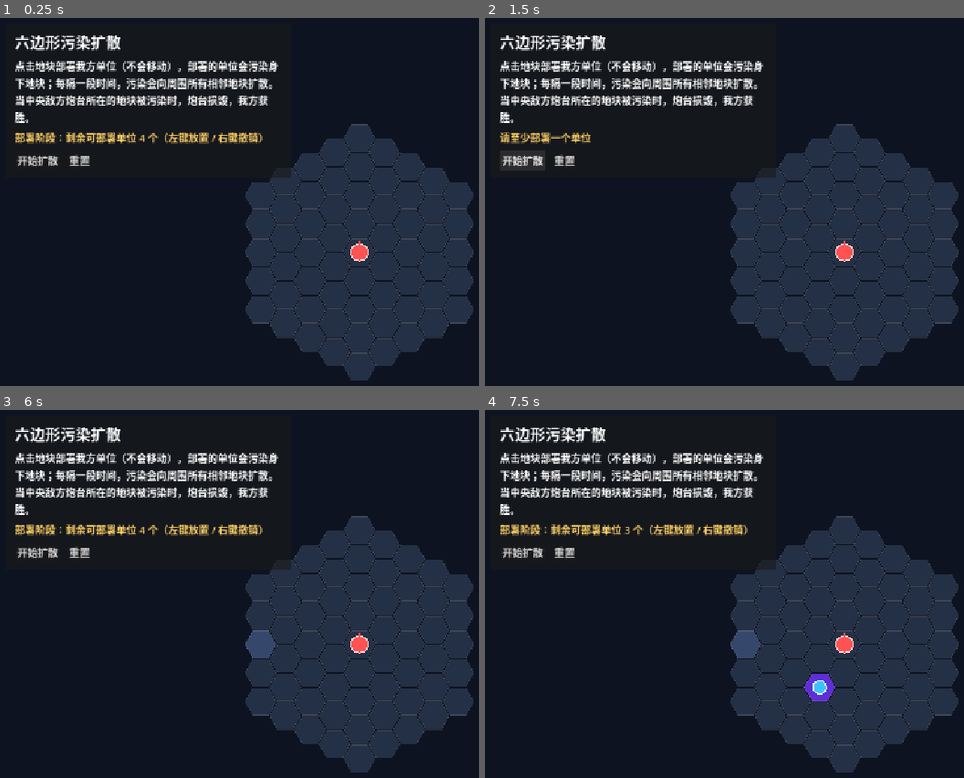
Above: before the commit, frames 1-4 (two rows, left to right).
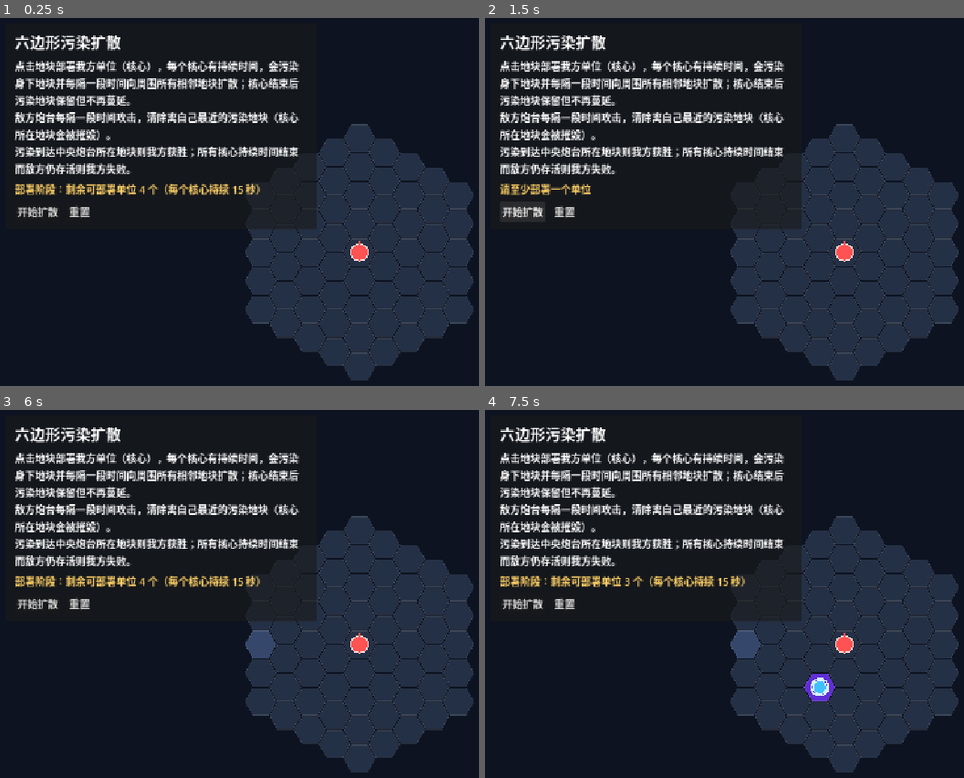
Above: after the commit, the same moments.

Repository: Dilute-l/ProjectGrow
Game: Godot game, scene res://hex_game.tscn
Two runs of this game, one before a commit and one after it. Both use one fixed random seed, a clock stepped at 60 frames per second and the inputs below.
Inputs (mouse positions are in pixels of both pictures, inside the frame that each line leads up to):
- Up to frame 1 (0.25 s): no input
- Up to frame 2 (1.5 s): click "重置" at 0.5 s; click "开始扩散" at 1.25 s
- Up to frame 3 (6 s): click "开始扩散" at 2 s; click "重置" at 2.75 s; click "开始扩散" at 3.5 s; click "重置" at 4.25 s; tap Enter at 5, 5.1 s; move the mouse to (outside the picture) at 5.02 s; click (outside the picture) at 5.17 s; tap Space at 5.27, 5.57, 5.75 s; drag from (215, 634) to (320, 693) at 5.77 s
- Up to frame 4 (7.5 s): tap Enter at 6.5, 6.6 s; move the mouse to (916, 524) at 6.52 s; click (916, 524) at 6.67 s; tap Space at 7.25 s; drag from (805, 693) to (623, 549) at 7.27 s

The runs differ from the first frame. In frame 1, 11% of the frame differs, in the area x 3-67%, y 11-58%; in frame 2, 10%; in frame 3, 11%; in frame 4, 11%, in the area x 3-72%, y 11-78%.

Commit message:
enemy attack and time limit

Diff:
--- a/scripts/hex_game.gd
+++ b/scripts/hex_game.gd
@@ -1,16 +1,22 @@
 extends Node2D
 
 ## 六边形污染扩散 —— 玩法示例
-## 部署我方单位（不会移动），单位污染身下地块；每隔一段时间，每个污染地块
-## 会向周围所有相邻地块扩散；当污染扩散到中央敌方炮台所在地块时，炮台损毁。
+## 部署我方单位（不会移动），每个单位是一个“核心”，拥有持续时间，会污染身下地块；
+## 只要还有存活的核心，每个污染地块每隔一段时间就会向周围所有相邻地块扩散；
+## 核心结束后，已蔓延出的污染地块保留但不再继续蔓延。敌方炮台每隔一段时间攻击，
+## 清除离自己最近的污染地块（若为核心所在地块则摧毁核心）。
+## 污染到达中央炮台所在地块 => 炮台损毁、我方获胜；
+## 所有核心持续时间结束而敌方仍存活 => 我方失败。
 
 # ---------------------------------------------------------------------------
 # 配置
 # ---------------------------------------------------------------------------
-const HEX_SIZE := 26.0          # 六边形中心到顶点的距离（像素）
-const GRID_RADIUS := 4          # 六边形地图半径（中心向外层数）
-const MAX_UNITS := 4            # 可部署的我方单位数量
-const SPREAD_INTERVAL := 0.9    # 每次扩散的时间间隔（秒）
+const HEX_SIZE := 26.0            # 六边形中心到顶点的距离（像素）
+const GRID_RADIUS := 4            # 六边形地图半径（中心向外层数）
+const MAX_UNITS := 4              # 可部署的我方单位数量
+const SPREAD_INTERVAL := 0.9      # 每次扩散的时间间隔（秒）
+const CORE_DURATION := 15.0       # 每个单位“核心”的持续时间（秒）
+const ENEMY_ATTACK_INTERVAL := 0.5  # 敌方每次攻击的间隔（秒）
 
 const COL_BG           := Color("0d1321")
 const COL_TILE         := Color("243045")
@@ -24,7 +30,7 @@
 const COL_TURRET_DEAD  := Color("4a2525")
 const COL_LINE         := Color(1.0, 1.0, 1.0, 0.10)
 
-enum Phase { DEPLOY, RUNNING, WON }
+enum Phase { DEPLOY, RUNNING, WON, LOST }
 
 const NEIGHBORS: Array[Vector2i] = [
 	Vector2i(1, 0), Vector2i(-1, 0),
@@ -33,11 +39,12 @@
 ]
 
 var phase := Phase.DEPLOY
-var units: Dictionary = {}      # Vector2i -> true
+var units: Dictionary = {}      # Vector2i -> 剩余持续时间（秒）
 var polluted: Dictionary = {}   # Vector2i -> true
 var turret_coord := Vector2i.ZERO
 var turret_alive := true
 var spread_timer := 0.0
+var enemy_attack_timer := 0.0
 var hover_cell := Vector2i(999999, 999999)
 var map_offset := Vector2.ZERO
 var total_hexes := 0
@@ -59,10 +66,40 @@
 func _process(delta: float) -> void:
 	if phase != Phase.RUNNING:
 		return
+	# 1) 核心倒计时（到期后核心消失，但其污染地块保留）
+	var expired: Array = []
+	for cell in units.keys():
+		units[cell] = units[cell] - delta
+		if units[cell] <= 0.0:
+			expired.append(cell)
+	for cell in expired:
+		units.erase(cell)
+	# 2) 所有核心已结束：停止蔓延；若敌方仍存活则失败
+	if units.is_empty():
+		if turret_alive:
+			phase = Phase.LOST
+		_update_status()
+		queue_redraw()
+		return
+	# 3) 污染蔓延（只要还有存活核心）
 	spread_timer += delta
 	if spread_timer >= SPREAD_INTERVAL:
 		spread_timer = 0.0
 		_spread_tick()
+	if phase != Phase.RUNNING:  # 蔓延导致胜利
+		_update_status()
+		queue_redraw()
+		return
+	# 4) 敌方攻击
+	enemy_attack_timer += delta
+	if enemy_attack_timer >= ENEMY_ATTACK_INTERVAL:
+		enemy_attack_timer = 0.0
+		_enemy_attack()
+	# 敌方攻击可能摧毁最后一个核心
+	if units.is_empty() and turret_alive:
+		phase = Phase.LOST
+	_update_status()
+	queue_redraw()
 
 func _notification(what: int) -> void:
 	if what == NOTIFICATION_WM_SIZE_CHANGED:
@@ -128,11 +165,14 @@
 	draw_rect(Rect2(Vector2.ZERO, get_viewport_rect().size), COL_BG)
 	for cell in all_cells():
 		draw_hex(hex_center(cell), HEX_SIZE - 1.2, _tile_color(cell))
-	# 我方单位
+	# 我方单位（核心）
 	for cell in units:
 		var c := hex_center(cell)
 		draw_circle(c, HEX_SIZE * 0.40, COL_UNIT)
 		draw_arc(c, HEX_SIZE * 0.40, 0.0, TAU, 24, COL_UNIT_RING, 2.0)
+		# 持续时间环（随剩余时间缩短）
+		var frac := clampf(units[cell] / CORE_DURATION, 0.0, 1.0)
+		draw_arc(c, HEX_SIZE * 0.52, -PI * 0.5, -PI * 0.5 + TAU * frac, 24, COL_UNIT_RING, 3.0)
 	# 敌方炮台
 	var tc := hex_center(turret_coord)
 	if turret_alive:
@@ -141,6 +181,10 @@
 		var dir := Vector2(0.0, -1.0) * HEX_SIZE * 0.82
 		var perp := Vector2(HEX_SIZE * 0.22, 0.0)
 		draw_colored_polygon(PackedVector2Array([tc + dir, tc + perp, tc - perp]), COL_TURRET)
+		if phase == Phase.RUNNING:
+			# 敌方攻击充能环
+			var afrac := clampf(enemy_attack_timer / ENEMY_ATTACK_INTERVAL, 0.0, 1.0)
+			draw_arc(tc, HEX_SIZE * 0.66, -PI * 0.5, -PI * 0.5 + TAU * afrac, 32, COL_TURRET_RING, 2.5)
 	else:
 		draw_circle(tc, HEX_SIZE * 0.52, COL_TURRET_DEAD)
 		draw_line(tc + Vector2(-1, -1) * HEX_SIZE * 0.3, tc + Vector2(1, 1) * HEX_SIZE * 0.3, COL_TURRET_RING, 3.0)
@@ -194,7 +238,7 @@
 	if units.size() >= MAX_UNITS:
 		_set_status("已达到最大部署数量（%d 个）" % MAX_UNITS)
 		return
-	units[cell] = true
+	units[cell] = CORE_DURATION
 	_pollute(cell)
 	_update_status()
 	queue_redraw()
@@ -213,6 +257,8 @@
 		_set_status("请至少部署一个单位")
 		return
 	phase = Phase.RUNNING
+	spread_timer = 0.0
+	enemy_attack_timer = 0.0
 	start_button.disabled = true
 	_update_status()
 	queue_redraw()
@@ -223,6 +269,7 @@
 	polluted.clear()
 	turret_alive = true
 	spread_timer = 0.0
+	enemy_attack_timer = 0.0
 	start_button.disabled = false
 	_update_status()
 	queue_redraw()
@@ -246,8 +293,29 @@
 	if turret_alive and polluted.has(turret_coord):
 		turret_alive = false
 		phase = Phase.WON
-	_update_status()
-	queue_redraw()
+	queue_redraw()
+
+# ---------------------------------------------------------------------------
+# 敌方攻击
+# ---------------------------------------------------------------------------
+func _enemy_attack() -> void:
+	var target = _nearest_polluted(turret_coord)
+	if target == null:
+		return
+	polluted.erase(target)
+	if units.has(target):
+		units.erase(target)  # 摧毁我方单位核心
+	queue_redraw()
+
+func _nearest_polluted(from: Vector2i) -> Variant:
+	var best = null
+	var best_d := 1 << 30
+	for cell in polluted.keys():
+		var d := cube_dist(cell, from)
+		if d < best_d:
+			best_d = d
+			best = cell
+	return best
 
 # ---------------------------------------------------------------------------
 # HUD
@@ -278,9 +346,9 @@
 	vbox.add_child(title)
 
 	info_label = Label.new()
-	info_label.text = "点击地块部署我方单位（不会移动），部署的单位会污染身下地块；每隔一段时间，污染会向周围所有相邻地块扩散。\n当中央敌方炮台所在的地块被污染时，炮台损毁，我方获胜。"
+	info_label.text = "点击地块部署我方单位（核心），每个核心有持续时间，会污染身下地块并每隔一段时间向周围所有相邻地块扩散；核心结束后污染地块保留但不再蔓延。\n敌方炮台每隔一段时间攻击，清除离自己最近的污染地块（核心所在地块会被摧毁）。\n污染到达中央炮台所在地块则我方获胜；所有核心持续时间结束而敌方仍存活则我方失败。"
 	info_label.autowrap_mode = TextServer.AUTOWRAP_WORD_SMART
-	info_label.custom_minimum_size = Vector2(420, 0)
+	info_label.custom_minimum_size = Vector2(460, 0)
 	vbox.add_child(info_label)
 
 	status_label = Label.new()
@@ -309,8 +377,11 @@
 func _update_status() -> void:
 	match phase:
 		Phase.DEPLOY:
-			_set_status("部署阶段：剩余可部署单位 %d 个（左键放置 / 右键撤销）" % (MAX_UNITS - units.size()))
+			_set_status("部署阶段：剩余可部署单位 %d 个（每个核心持续 %.0f 秒）" % [MAX_UNITS - units.size(), CORE_DURATION])
 		Phase.RUNNING:
-			_set_status("扩散中…… 已污染 %d / %d 个地块" % [polluted.size(), total_hexes])
+			var next_attack := maxf(ENEMY_ATTACK_INTERVAL - enemy_attack_timer, 0.0)
+			_set_status("扩散中…… 已污染 %d/%d 地块 | 存活核心 %d | 敌方 %.1f 秒后攻击" % [polluted.size(), total_hexes, units.size(), next_attack])
 		Phase.WON:
 			_set_status("胜利！敌方炮台所在地块已被污染，炮台损毁")
+		Phase.LOST:
+			_set_status("失败！所有单位核心已结束，而敌方炮台仍存活")
